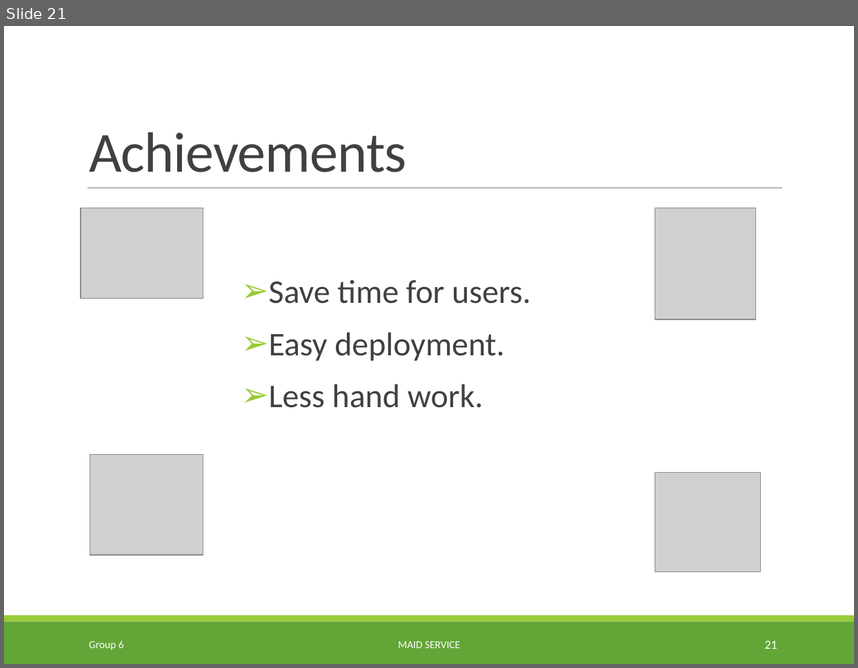
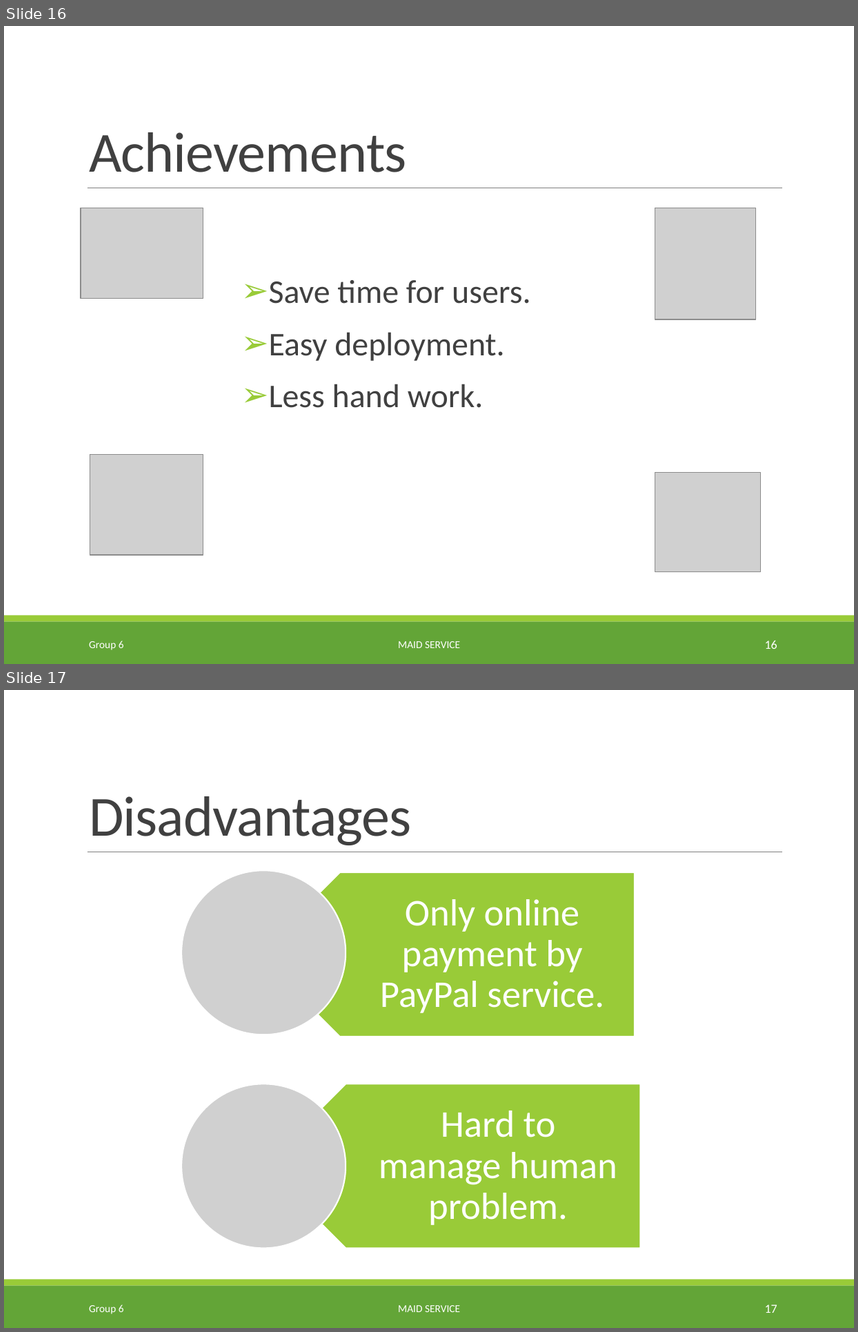
Before and after one commit to TuanBT/ms-website, a slide deck: 06.Personal Archives/04.CongNT/MS_Slide.pptx. Shown one above the other, each under a label of ours: slide 21 before the commit, slides 16 and 17 after it. The pictures are 858x668 and 858x1332 pixels, drawn with LibreOffice and Linux fonts; fonts in the diff are those of the drawing; grey boxes stand for pictures. Boxes give left, top, right and bottom in pixels: in the first picture for what was removed or moved away, otherwise in the second. Text is boxed around its words. In the diff, an @@ line names an element or a change of style, - is before the commit and + after.

```diff
--- a/06.Personal Archives/04.CongNT/MS_Slide.pptx
+++ b/06.Personal Archives/04.CongNT/MS_Slide.pptx
@@ slide 17 added at (4, 690, 854, 1328), background #FFFFFF; not listed: 3 template elements that a slide beside it also shows @@
@@ title added at (89, 796, 412, 845), 48 pt, text #404040 @@
+Disadvantages
@@ group added at (181, 870, 640, 1248): 2 pentagon arrows, 2 texts, 2 pictures @@
+Only online payment by PayPal service.
+Hard to manage human problem.
@@ text added at (89, 1304, 124, 1314), 9 pt, text #FFFFFF @@
+Group 6
@@ text added at (398, 1305, 460, 1312), 9 pt, text #FFFFFF @@
+MAID SERVICE
@@ page number added at (765, 1304, 777, 1312), 10.5 pt, text #FFFFFF @@
+17
@@ what was slide 21 is now slide 16 @@
@@ page number at (765, 640, 777, 648): text changed @@
-21
+16
```
Also in this commit, not shown: 4 slides changed, 6 slides removed.
